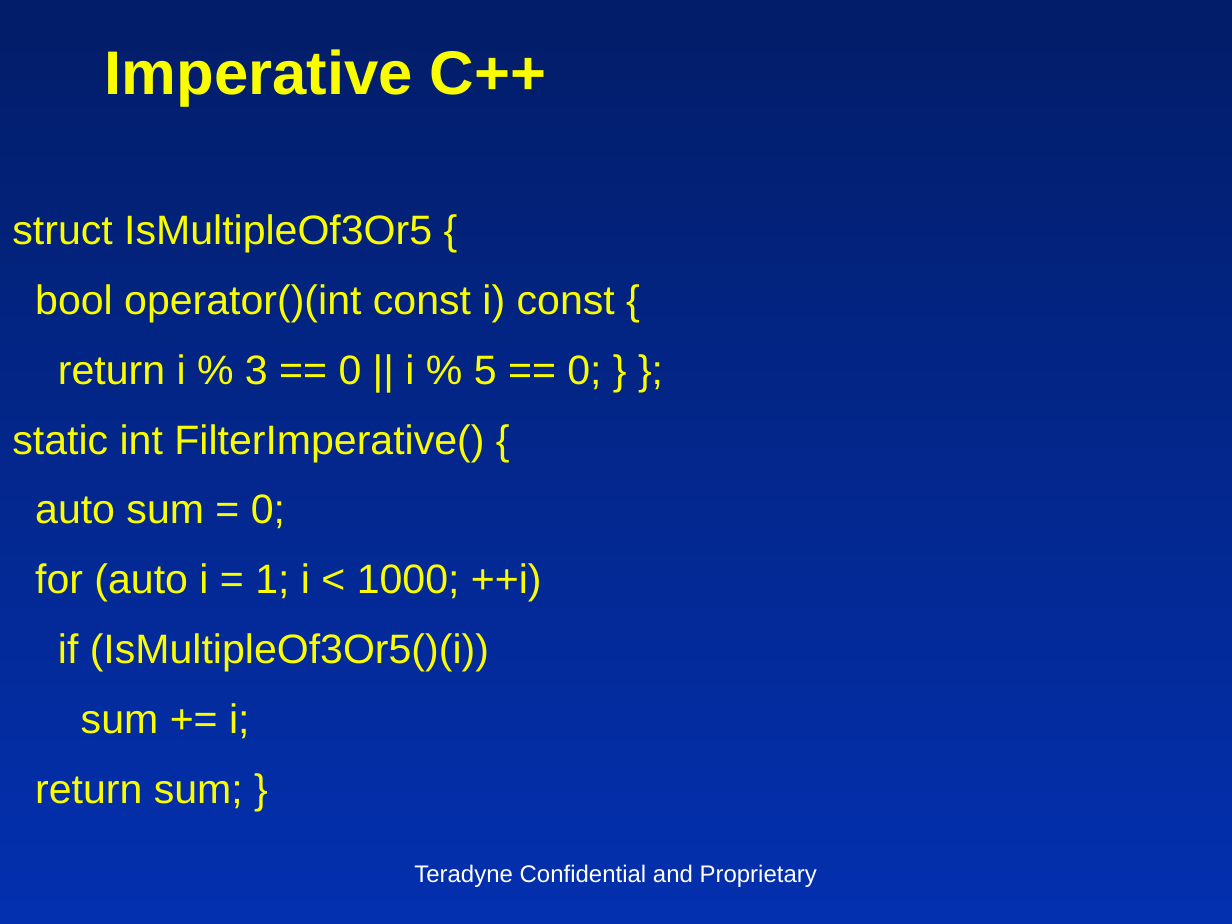
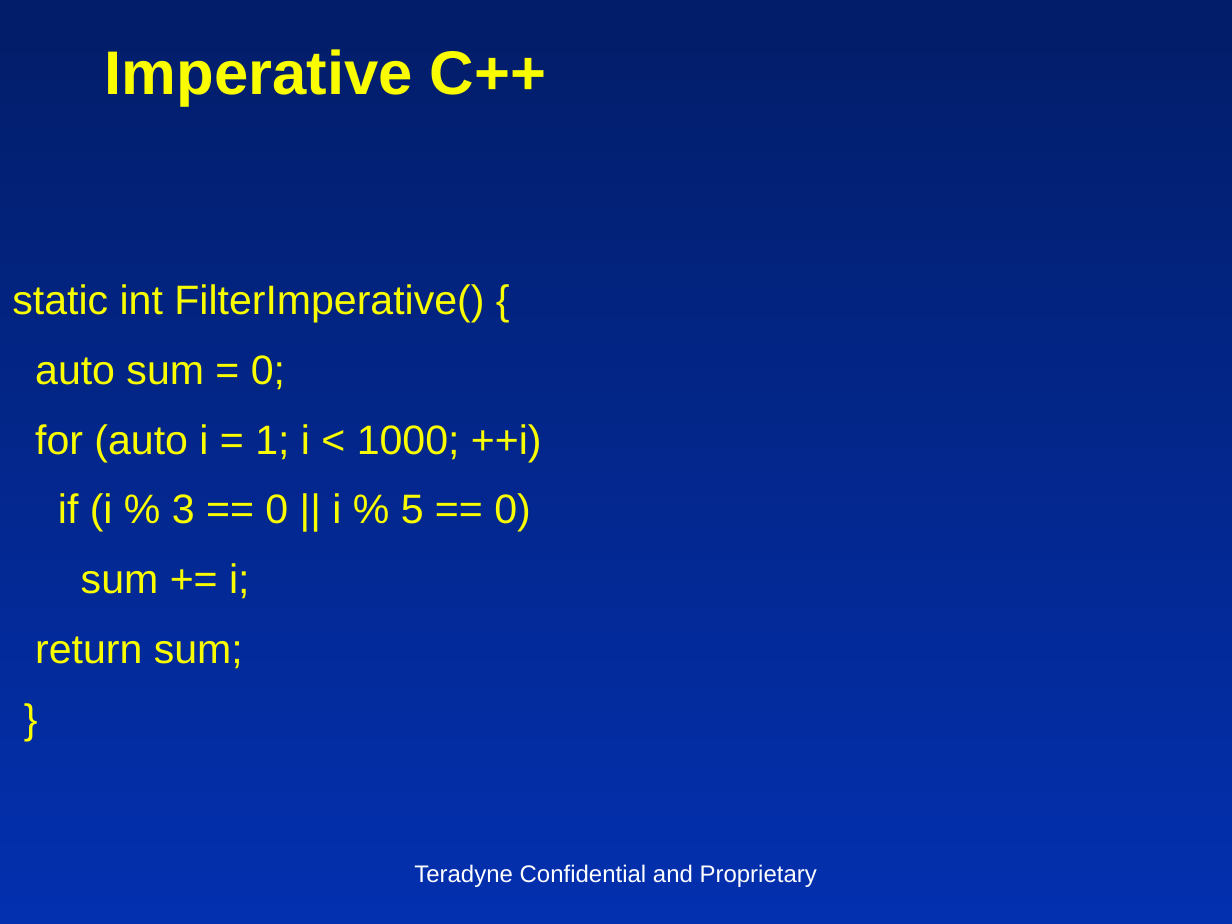
Before and after one commit to insideoutclub/Euler, a slide deck: slide 14 of FiveEasyPieces1.pptx. Drawn at 1232x924 pixels with LibreOffice and Linux fonts; fonts in the diff are those of the drawing. Boxes give left, top, right and bottom in pixels: in the first picture for what was removed or moved away, otherwise in the second. Text is boxed around its words. In the diff, an @@ line names an element or a change of style, - is before the commit and + after.

```diff
--- a/FiveEasyPieces1.pptx
+++ b/FiveEasyPieces1.pptx
@@ text at box(12, 214, 615, 390): paragraphs removed @@
-struct IsMultipleOf3Or5 {
-bool operator()(int const i) const {
-return i % 3 == 0 || i % 5 == 0; } };
@@ text at box(58, 493, 531, 532): text changed @@
-if (IsMultipleOf3Or5()(i))
+if (i % 3 == 0 || i % 5 == 0)
@@ text at box(35, 636, 243, 669): text changed @@
-return sum; }
+return sum;
+}
```
Also in this commit, not shown: 8 other slides changed, 2 slides added, 1 slide removed, 1 other file.
